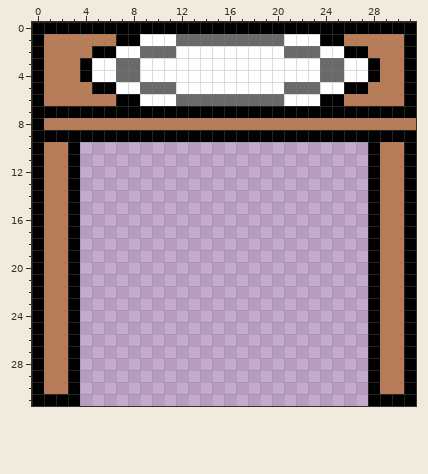
Pixel-art sprite, stored at Source/Sprites/bord.png. The picture above was drawn from the file before the commit.
The file is 32x32 pixels.
The same view after the edit:
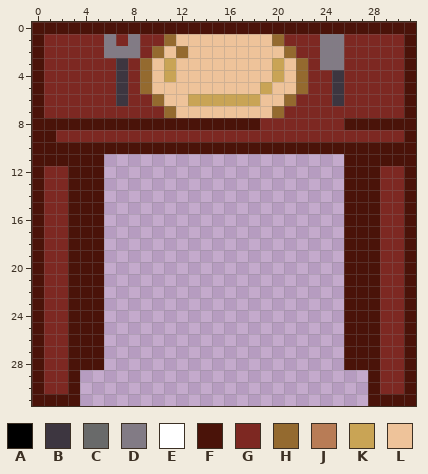
Palette (. is transparent): A #000000  B #3d3640  C #696a6a  D #827b85  E #ffffff  F #4a1309  G #7d2822  H #946a2f  J #b87c56  K #c9a455  L #eec39a
Changes in this commit:
Changed rows in their new state; - is an unchanged pixel.
first column x 0:
 0 FFFFFFFFFFFFFFFFFFFFFFFFFFFFFFFF
 1 FGGGGGDGDGGHLLLLLLLLHGGGDDGGGGGF
 2 FGGGGGDDDGHLHLLLLLLLLHGGDDGGGGGF
 3 FGGGGGGBGHLKLLLLLLLLKLHGDDGGGGGF
 4 FGGGGGGBGHLKLLLLLLLLKLHGGBGGGGGF
 5 FGGGGGGBGHLLLLLLLLLKLLHGGBGGGGGF
 6 FGGGGGGBGGHLLKKKKKKLLHGGGBGGGGGF
 7 FGGGGGGGGGGHLLLLLLLLHGGGGGGGGGGF
 8 FFFFFFFFFFFFFFFFFFFGGGGGGGFFFFFF
 9 FFGGGGGGGGGGGGGGGGGGGGGGGGGGGGGF
10 FFFFFFFFFFFFFFFFFFFFFFFFFFFFFFFF
11 FFFFFF--------------------FFFFFF
12 FGGFFF--------------------FFFGGF
13 FGGFFF--------------------FFFGGF
14 FGGFFF--------------------FFFGGF
15 FGGFFF--------------------FFFGGF
16 FGGFFF--------------------FFFGGF
17 FGGFFF--------------------FFFGGF
18 FGGFFF--------------------FFFGGF
19 FGGFFF--------------------FFFGGF
20 FGGFFF--------------------FFFGGF
21 FGGFFF--------------------FFFGGF
22 FGGFFF--------------------FFFGGF
23 FGGFFF--------------------FFFGGF
24 FGGFFF--------------------FFFGGF
25 FGGFFF--------------------FFFGGF
26 FGGFFF--------------------FFFGGF
27 FGGFFF--------------------FFFGGF
28 FGGFFF--------------------FFFGGF
29 FGGF------------------------FGGF
30 FGGF------------------------FGGF
31 FFFF------------------------FFFF
